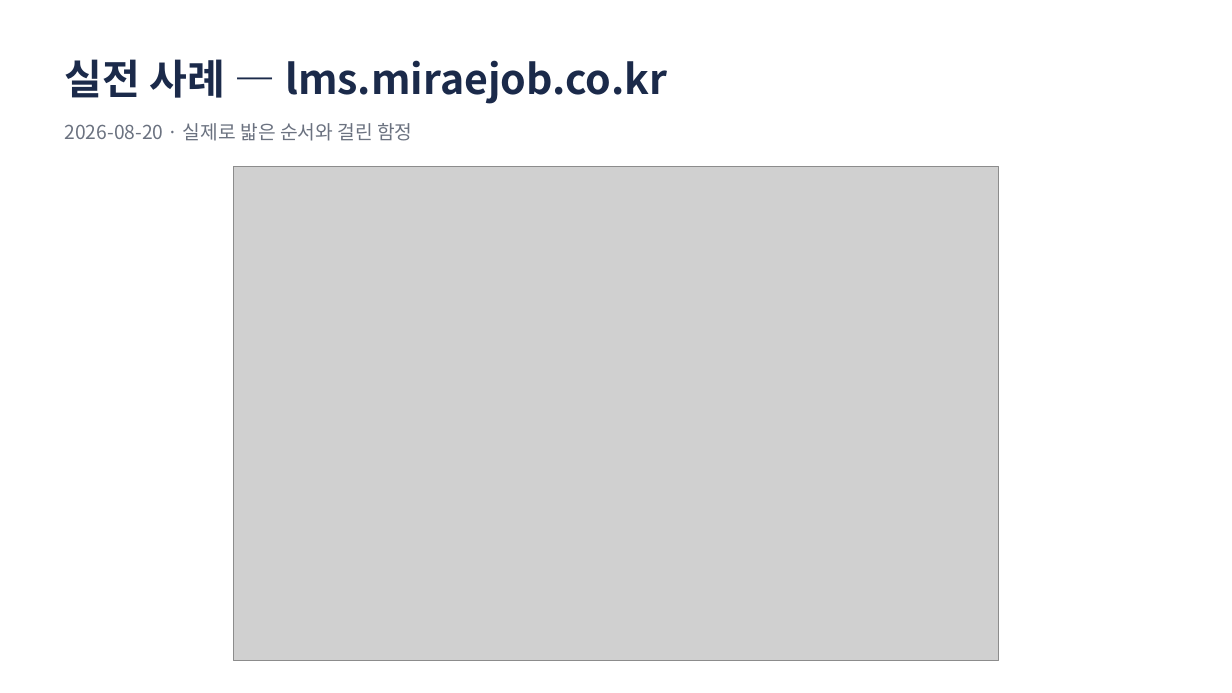
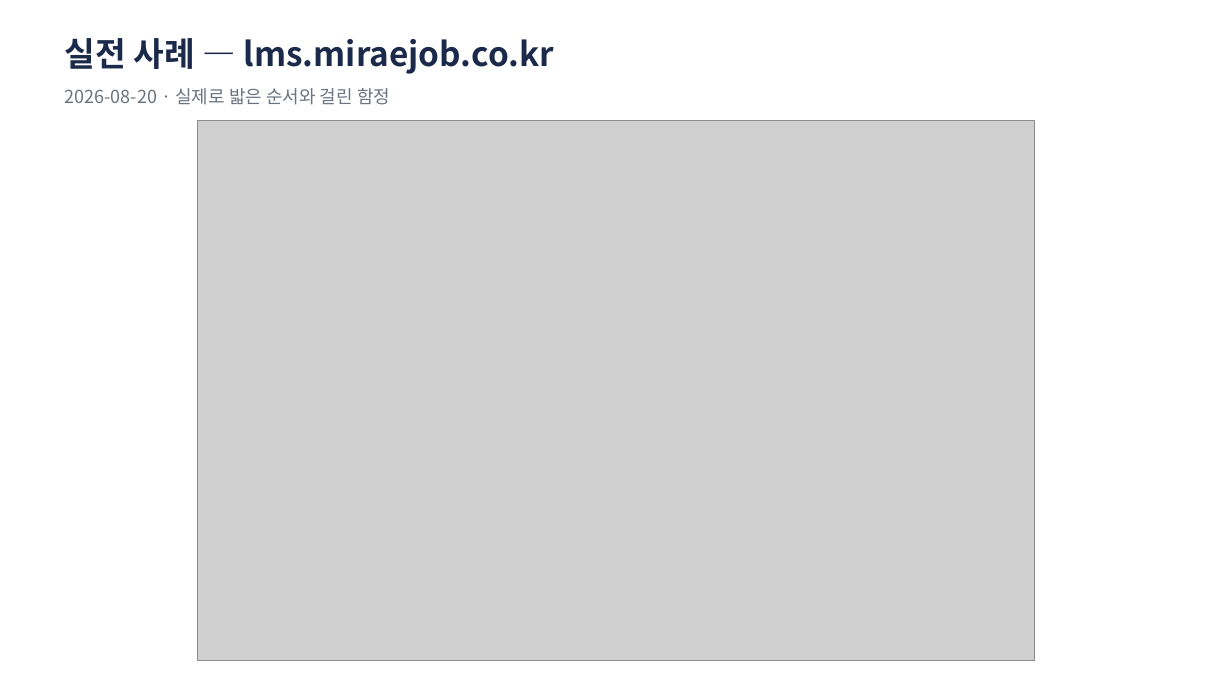
Before and after one commit to jungaistar/lms, a slide deck: slide 25 of docs/lecture/pages-domain/GitHub-Pages-도메인연결-강의슬라이드.pptx (slide 18 before the commit). Drawn at 1232x693 pixels with LibreOffice and Linux fonts; fonts in the diff are those of the drawing; grey boxes stand for pictures. Boxes give left, top, right and bottom in pixels: in the first picture for what was removed or moved away, otherwise in the second. Text is boxed around its words. In the diff, an @@ line names an element or a change of style, - is before the commit and + after.

```diff
--- a/docs/lecture/pages-domain/GitHub-Pages-도메인연결-강의슬라이드.pptx
+++ b/docs/lecture/pages-domain/GitHub-Pages-도메인연결-강의슬라이드.pptx
@@ text "실전 사례 — lms.miraejob.co.kr" moved from (x1=65, y1=59, x2=667, y2=104) to (x1=65, y1=38, x2=554, y2=74) @@
@@ text "실전 사례 — lms.miraejob.co.kr" at (x1=65, y1=38, x2=554, y2=74): size 32 to 26 pt @@
@@ text "2026-08-20 · 실제로 밟은 순서와 ..." moved from (x1=65, y1=123, x2=412, y2=141) to (x1=65, y1=88, x2=390, y2=105) @@
@@ text "2026-08-20 · 실제로 밟은 순서와 ..." at (x1=65, y1=88, x2=390, y2=105): size 15 to 14 pt @@
@@ picture resized from (x1=233, y1=166, x2=998, y2=661) to (x1=198, y1=120, x2=1035, y2=661) @@
```
Also in this commit, not shown: 13 other slides changed, 13 slides added, 6 slides removed, 50 other files.
